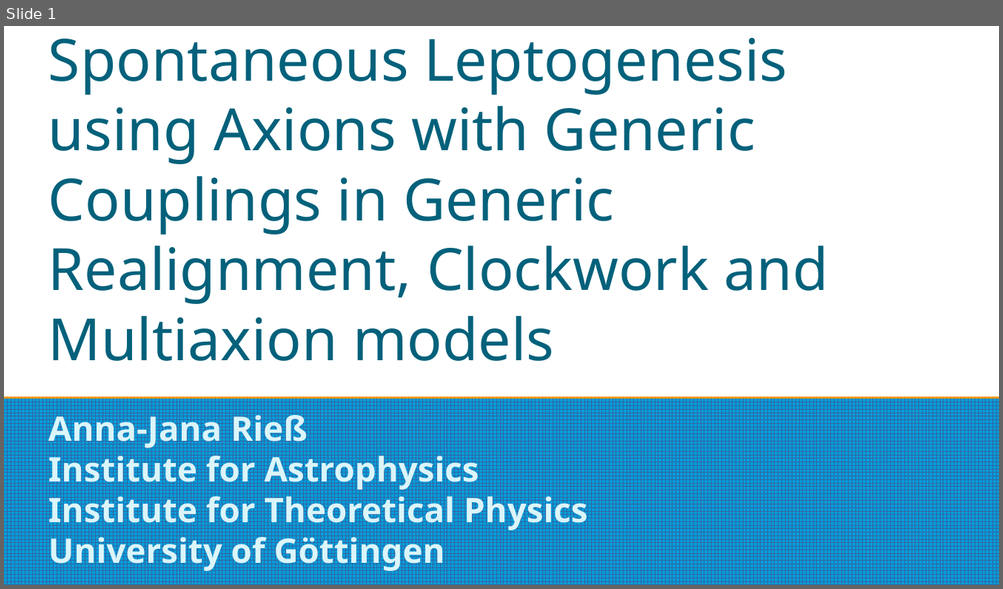
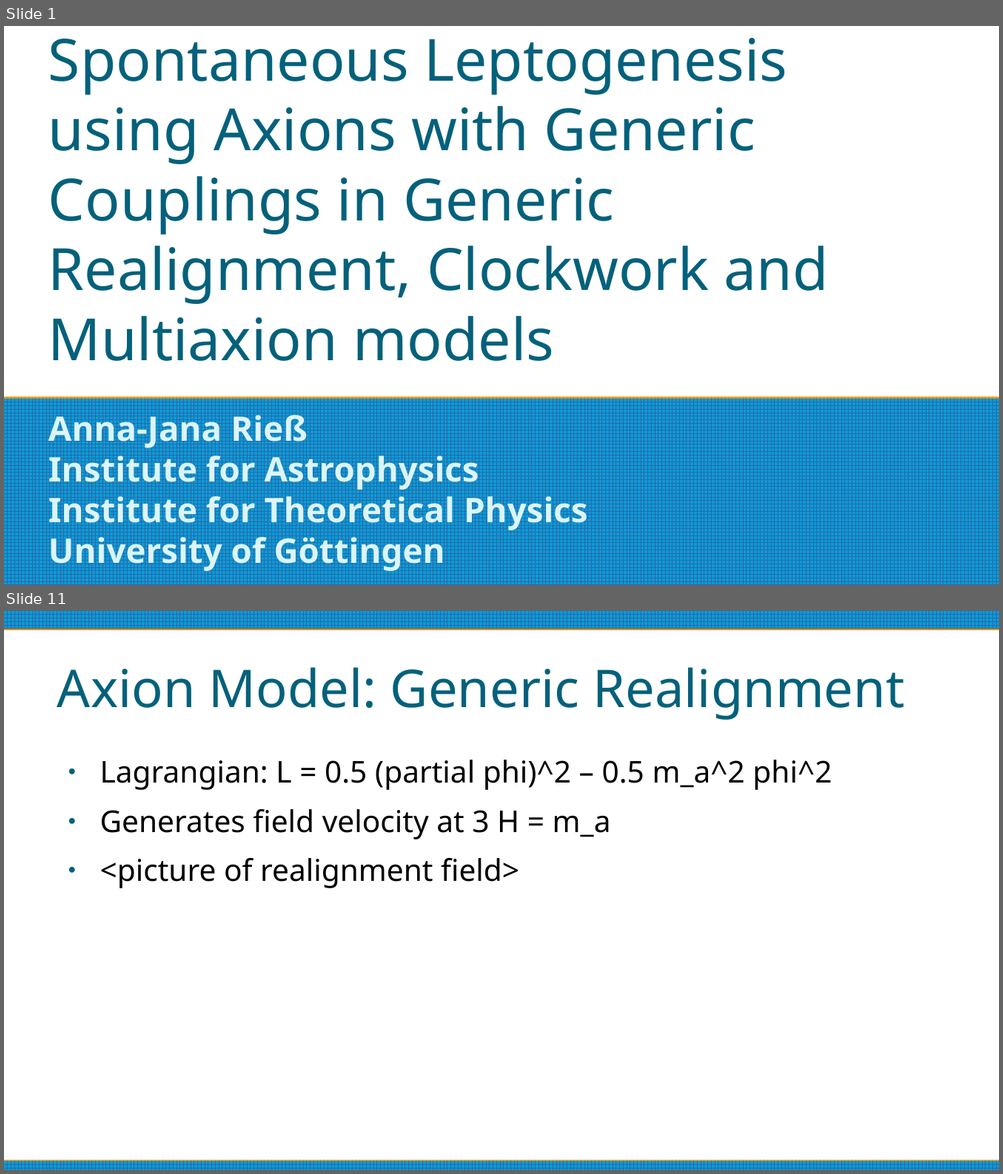
Before and after one commit to anna-jana/masters-project, a slide deck: reports/thesis-talk/presentation.odp. Shown one above the other, each under a label of ours: slide 1 before the commit, slides 1 and 11 after it; the slides between them are not shown. The pictures are 1003x589 and 1003x1174 pixels, drawn with LibreOffice and Linux fonts; fonts in the diff are those of the drawing. Boxes give left, top, right and bottom in pixels: in the first picture for what was removed or moved away, otherwise in the second. Text is boxed around its words. In the diff, an @@ line names an element or a change of style, - is before the commit and + after.

```diff
--- a/reports/thesis-talk/presentation.odp
+++ b/reports/thesis-talk/presentation.odp
@@ slide 11 added at (x1=4, y1=611, x2=999, y2=1170), background #FFFFFF @@
@@ rectangle added at (x1=4, y1=611, x2=999, y2=629), fill pattern #3465A4 on #009EDA @@
@@ title added at (x1=57, y1=667, x2=905, y2=720), 41.6 pt, text #04617B @@
+Axion Model: Generic Realignment
@@ text added at (x1=100, y1=760, x2=831, y2=889), 24 pt, text #000000 @@
+● Lagrangian: L = 0.5 (partial phi)^2 – 0.5 m_a^2 phi^2
+● Generates field velocity at 3 H = m_a
+● <picture of realignment field>
@@ rectangle added at (x1=4, y1=1162, x2=999, y2=1170), fill pattern #3465A4 on #009EDA @@
```
Also in this commit, not shown: 1 slide changed, 27 other slides added, 1 slide removed.
